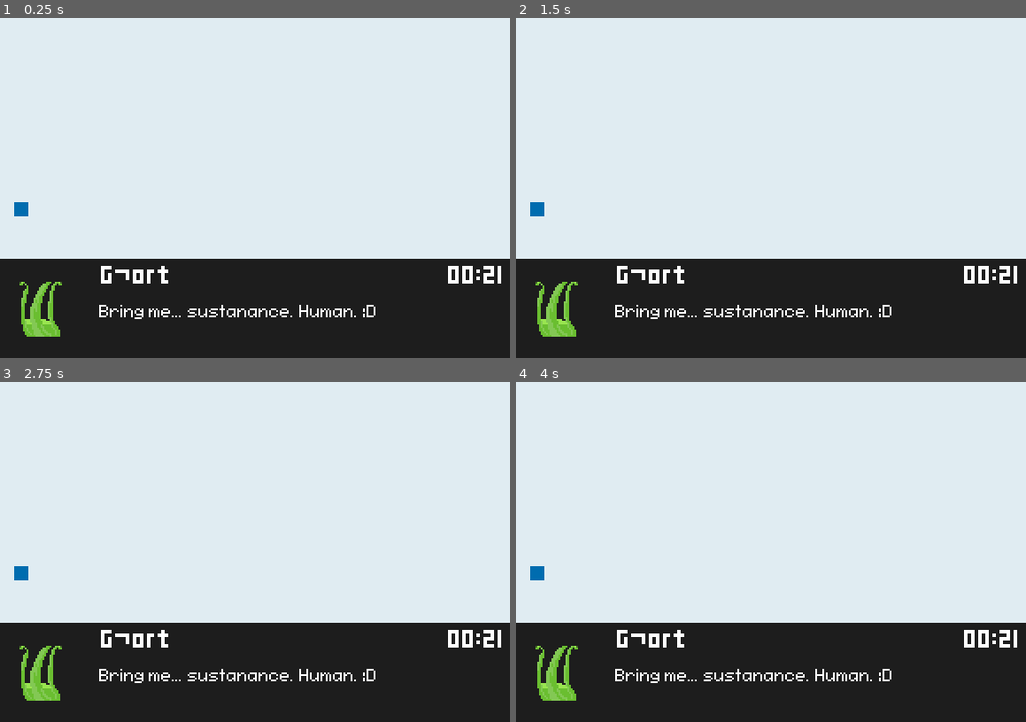
Above: before the commit, frames 1-4 (two rows, left to right).
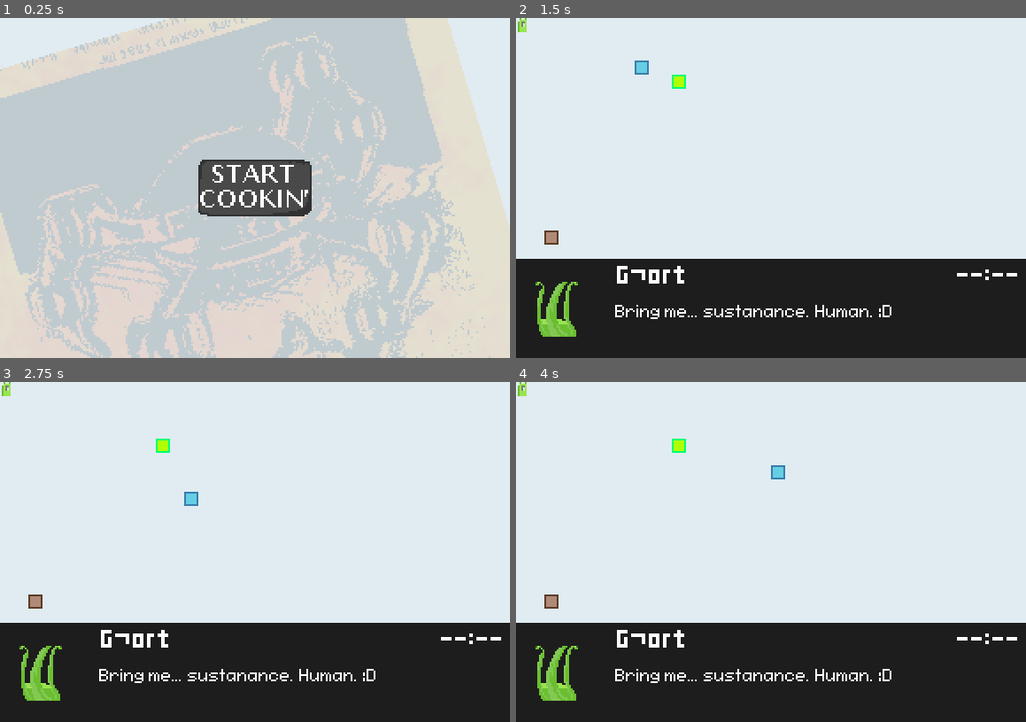
Above: after the commit, the same moments.

Repository: mewore/mini-jam-189-cooking
Game: Godot game, scene res://scenes/main_menu.tscn
Two runs of this game, one before a commit and one after it. Both use one fixed random seed, a clock stepped at 60 frames per second and the inputs below. Before the commit the project starts from res://scenes/game.tscn.
Inputs (mouse positions are in pixels of both pictures, inside the frame that each line leads up to):
- Up to frame 1 (0.25 s): no input
- Up to frame 2 (1.5 s): click (771, 188) at 0.52 s; hold Right (move_right, bound only after the commit) from 1.28 s (still down)
- Up to frame 3 (2.75 s): release Right (move_right, bound only after the commit) at 2.03 s; hold Down (move_down, bound only after the commit) from 2.03 s (still down)
- Up to frame 4 (4 s): release Down (move_down, bound only after the commit) at 2.78 s; hold Right (move_right, bound only after the commit) 2.78-3.53 s; hold Up (move_up, bound only after the commit) from 3.53 s (still down)

The runs differ from the first frame. In frame 1, 94% of the frame differs, in the area x 0-100%, y 0-100%; in frame 2, 0.8%; in frame 3, 0.8%; in frame 4, 0.8%.

Commit message:
Main menu + Basic entities

Diff:
--- /dev/null
+++ b/entities/am0gus/am0gus.gd
@@ -0,0 +1,8 @@
+class_name Am0gus
+
+extends Node2D
+
+
+
+func _init() -> void:
+	pass
--- /dev/null
+++ b/entities/am0gus/am0gus.tscn
@@ -0,0 +1,11 @@
+[gd_scene load_steps=3 format=3 uid="uid://bjmywyaxrloh8"]
+
+[ext_resource type="Script" uid="uid://doxh3u0tpoiws" path="res://entities/am0gus/am0gus.gd" id="1_3wrgg"]
+[ext_resource type="Texture2D" uid="uid://c1387vm7fqme8" path="res://entities/am0gus/4mogus.png" id="1_aohqt"]
+
+[node name="Am0gus" type="Node2D"]
+script = ExtResource("1_3wrgg")
+
+[node name="Sprite2D" type="Sprite2D" parent="."]
+texture = ExtResource("1_aohqt")
+centered = false
--- /dev/null
+++ b/entities/crate/crate.gd
@@ -0,0 +1,3 @@
+class_name Crate
+
+extends Node2D
--- /dev/null
+++ b/entities/crate/crate.tscn
@@ -0,0 +1,14 @@
+[gd_scene load_steps=4 format=3 uid="uid://cvaf5axpeupq5"]
+
+[ext_resource type="Script" uid="uid://dr2sm02r1klxj" path="res://entities/crate/crate.gd" id="1_5o21e"]
+[ext_resource type="PackedScene" uid="uid://cxnkkv0s6y42j" path="res://util/placeholder_sprite.tscn" id="2_dgg7m"]
+[ext_resource type="PackedScene" uid="uid://bxraiycjoq4mj" path="res://util/placeholder_outline.tscn" id="3_6baus"]
+
+[node name="Crate" type="Node2D"]
+script = ExtResource("1_5o21e")
+
+[node name="PlaceholderSprite" parent="." instance=ExtResource("2_dgg7m")]
+color = Color(0.687591, 0.541626, 0.463997, 1)
+
+[node name="PlaceholderOutline" parent="." instance=ExtResource("3_6baus")]
+default_color = Color(0.361617, 0.231858, 0.154071, 1)
--- /dev/null
+++ b/entities/ingredient/ingredient.gd
@@ -0,0 +1,26 @@
+class_name Ingredient
+
+extends Node2D
+
+enum IngredientAi {
+	PANIC,
+	TAUNT,
+	RUN,
+}
+
+@export var ai := IngredientAi.PANIC
+
+enum Direction {
+	UP,
+	DOWN,
+	LEFT,
+	RIGHT,
+}
+
+func decide_direction(
+	available_directions: PackedByteArray,
+	distance_from_player: PackedInt32Array,
+	last_direction: Direction,
+) -> Direction:
+
+	return Direction.UP
--- /dev/null
+++ b/entities/ingredient/ingredient.tscn
@@ -0,0 +1,14 @@
+[gd_scene load_steps=4 format=3 uid="uid://di20224ttjwiu"]
+
+[ext_resource type="Script" uid="uid://cadvy0aa2yn3x" path="res://entities/ingredient/ingredient.gd" id="1_w0iip"]
+[ext_resource type="PackedScene" uid="uid://cxnkkv0s6y42j" path="res://util/placeholder_sprite.tscn" id="2_wd34q"]
+[ext_resource type="PackedScene" uid="uid://bxraiycjoq4mj" path="res://util/placeholder_outline.tscn" id="3_2g768"]
+
+[node name="Ingredient" type="Node2D"]
+script = ExtResource("1_w0iip")
+
+[node name="PlaceholderSprite" parent="." instance=ExtResource("2_wd34q")]
+color = Color(0.691443, 1, 0, 1)
+
+[node name="PlaceholderOutline" parent="." instance=ExtResource("3_2g768")]
+default_color = Color(0, 1, 0.444934, 1)
--- /dev/null
+++ b/entities/player/player.gd
@@ -0,0 +1,55 @@
+class_name Player
+
+extends Node2D
+
+@export var top_left: Node2D
+@export var bottom_right: Node2D
+@export var CELL_SIZE := 8
+@export var SPEED := 1.0
+
+var current_cell: Vector2i
+var move_direction := Vector2i.ZERO
+var steps_remaining := 0
+var step_completion := 0.0
+
+var top_left_cell := Vector2i.MIN
+var bottom_right_cell := Vector2i.MAX
+
+func _ready() -> void:
+	self.current_cell = (position / CELL_SIZE).round()
+	if self.top_left:
+		self.top_left_cell = (to_local(self.top_left.global_position) / CELL_SIZE).round()
+	if self.bottom_right:
+		self.bottom_right_cell = (to_local(self.bottom_right.global_position) / CELL_SIZE).round()
+
+func direction_is_possible(direction: Vector2i) -> bool:
+	var x := current_cell.x + direction.x
+	var y := current_cell.y + direction.y
+	return x >= self.top_left_cell.x and x < self.bottom_right_cell.x \
+		and y >= self.top_left_cell.y and y < self.bottom_right_cell.y
+
+func _process(delta: float) -> void:
+	if self.steps_remaining <= 0:
+		var input_dir = Vector2i.ZERO
+		if Input.is_action_pressed("move_left"):
+			input_dir = Vector2i.LEFT
+		elif Input.is_action_pressed("move_right"):
+			input_dir = Vector2i.RIGHT
+		elif Input.is_action_pressed("move_up"):
+			input_dir = Vector2i.UP
+		elif Input.is_action_pressed("move_down"):
+			input_dir = Vector2i.DOWN
+		if input_dir != Vector2i.ZERO and direction_is_possible(input_dir):
+			self.move_direction = input_dir
+			self.steps_remaining = 1
+			self.step_completion = 0
+
+func _physics_process(delta: float) -> void:
+	if self.steps_remaining > 0:
+		self.step_completion = min(self.step_completion + delta * SPEED, 1.0)
+		self.position = Vector2(self.current_cell) * CELL_SIZE + \
+			self.step_completion * CELL_SIZE * self.move_direction
+		if self.step_completion >= 1.0:
+			self.current_cell += self.move_direction
+			self.move_direction = Vector2i.ZERO
+			self.steps_remaining -= 1
--- /dev/null
+++ b/entities/player/player.tscn
@@ -0,0 +1,15 @@
+[gd_scene load_steps=4 format=3 uid="uid://ltywtkopo1ws"]
+
+[ext_resource type="PackedScene" uid="uid://cxnkkv0s6y42j" path="res://util/placeholder_sprite.tscn" id="1_abrql"]
+[ext_resource type="Script" uid="uid://cluaqrr2x6q3q" path="res://entities/player/player.gd" id="1_sglur"]
+[ext_resource type="PackedScene" uid="uid://bxraiycjoq4mj" path="res://util/placeholder_outline.tscn" id="2_sglur"]
+
+[node name="Player" type="Node2D"]
+script = ExtResource("1_sglur")
+SPEED = 8.0
+
+[node name="PlaceholderSprite" parent="." instance=ExtResource("1_abrql")]
+color = Color(0.401383, 0.80901, 0.894964, 1)
+
+[node name="PlaceholderOutline" parent="." instance=ExtResource("2_sglur")]
+default_color = Color(0.223797, 0.493138, 0.675876, 1)
--- a/project.godot
+++ b/project.godot
@@ -11,7 +11,7 @@
 [application]
 
 config/name="Mini Jam 189: Cooking"
-run/main_scene="uid://c3pa7rfitntc1"
+run/main_scene="uid://dpnujkdbefr4f"
 config/features=PackedStringArray("4.4", "Forward Plus")
 config/icon="res://icon.svg"
 
@@ -28,6 +28,41 @@
 
 project/assembly_name="Mini Jam 189- Cooking"
 
+[input]
+
+move_left={
+"deadzone": 0.2,
+"events": [Object(InputEventKey,"resource_local_to_scene":false,"resource_name":"","device":0,"window_id":0,"alt_pressed":false,"shift_pressed":false,"ctrl_pressed":false,"meta_pressed":false,"pressed":false,"keycode":0,"physical_keycode":4194319,"key_label":0,"unicode":0,"location":0,"echo":false,"script":null)
+, Object(InputEventJoypadButton,"resource_local_to_scene":false,"resource_name":"","device":-1,"button_index":13,"pressure":0.0,"pressed":false,"script":null)
+, Object(InputEventJoypadMotion,"resource_local_to_scene":false,"resource_name":"","device":-1,"axis":0,"axis_value":-1.0,"script":null)
+, Object(InputEventJoypadMotion,"resource_local_to_scene":false,"resource_name":"","device":-1,"axis":2,"axis_value":-1.0,"script":null)
+]
+}
+move_right={
+"deadzone": 0.2,
+"events": [Object(InputEventKey,"resource_local_to_scene":false,"resource_name":"","device":0,"window_id":0,"alt_pressed":false,"shift_pressed":false,"ctrl_pressed":false,"meta_pressed":false,"pressed":false,"keycode":0,"physical_keycode":4194321,"key_label":0,"unicode":0,"location":0,"echo":false,"script":null)
+, Object(InputEventJoypadButton,"resource_local_to_scene":false,"resource_name":"","device":-1,"button_index":14,"pressure":0.0,"pressed":false,"script":null)
+, Object(InputEventJoypadMotion,"resource_local_to_scene":false,"resource_name":"","device":-1,"axis":0,"axis_value":1.0,"script":null)
+, Object(InputEventJoypadMotion,"resource_local_to_scene":false,"resource_name":"","device":-1,"axis":2,"axis_value":1.0,"script":null)
+]
+}
+move_up={
+"deadzone": 0.2,
+"events": [Object(InputEventKey,"resource_local_to_scene":false,"resource_name":"","device":0,"window_id":0,"alt_pressed":false,"shift_pressed":false,"ctrl_pressed":false,"meta_pressed":false,"pressed":false,"keycode":0,"physical_keycode":4194320,"key_label":0,"unicode":0,"location":0,"echo":false,"script":null)
+, Object(InputEventJoypadButton,"resource_local_to_scene":false,"resource_name":"","device":-1,"button_index":11,"pressure":0.0,"pressed":false,"script":null)
+, Object(InputEventJoypadMotion,"resource_local_to_scene":false,"resource_name":"","device":-1,"axis":1,"axis_value":-1.0,"script":null)
+, Object(InputEventJoypadMotion,"resource_local_to_scene":false,"resource_name":"","device":-1,"axis":3,"axis_value":-1.0,"script":null)
+]
+}
+move_down={
+"deadzone": 0.2,
+"events": [Object(InputEventKey,"resource_local_to_scene":false,"resource_name":"","device":0,"window_id":0,"alt_pressed":false,"shift_pressed":false,"ctrl_pressed":false,"meta_pressed":false,"pressed":false,"keycode":0,"physical_keycode":4194322,"key_label":0,"unicode":0,"location":0,"echo":false,"script":null)
+, Object(InputEventJoypadButton,"resource_local_to_scene":false,"resource_name":"","device":-1,"button_index":12,"pressure":0.0,"pressed":false,"script":null)
+, Object(InputEventJoypadMotion,"resource_local_to_scene":false,"resource_name":"","device":-1,"axis":1,"axis_value":1.0,"script":null)
+, Object(InputEventJoypadMotion,"resource_local_to_scene":false,"resource_name":"","device":-1,"axis":3,"axis_value":1.0,"script":null)
+]
+}
+
 [rendering]
 
 textures/canvas_textures/default_texture_filter=0
--- /dev/null
+++ b/scenes/game.gd
@@ -0,0 +1,10 @@
+class_name Game
+
+extends Node2D
+
+@export var ingredient_scene: PackedScene
+
+@onready var alien := get_node("Am0gus")
+@onready var player := get_node("Player")
+@onready var crates := get_node("Crates").get_children()
+@onready var dialogue_panel := get_node("DialoguePanel")
--- a/scenes/game.tscn
+++ b/scenes/game.tscn
@@ -1,80 +1,32 @@
-[gd_scene load_steps=6 format=3 uid="uid://c3pa7rfitntc1"]
+[gd_scene load_steps=7 format=3 uid="uid://c3pa7rfitntc1"]
 
-[ext_resource type="Theme" uid="uid://vbf5mtnxgkqh" path="res://ui/fonts/dialogue.tres" id="1_yqjtg"]
-[ext_resource type="Texture2D" uid="uid://de102cdbg1l51" path="res://ui/crucial/portraits/ui-alien.png" id="2_lnu2h"]
-[ext_resource type="Theme" uid="uid://cyb83xrb0wiig" path="res://ui/fonts/dialogue-title.tres" id="3_lnu2h"]
-
-[sub_resource type="ImageTexture" id="ImageTexture_lbhrr"]
-
-[sub_resource type="LabelSettings" id="LabelSettings_lbhrr"]
-line_spacing = -4.0
+[ext_resource type="PackedScene" uid="uid://dgolpul7ixkg5" path="res://ui/dialogue_panel.tscn" id="1_lnu2h"]
+[ext_resource type="Script" uid="uid://mwx1g6f1sx6a" path="res://scenes/game.gd" id="1_p57ef"]
+[ext_resource type="PackedScene" uid="uid://bjmywyaxrloh8" path="res://entities/am0gus/am0gus.tscn" id="3_u5sy4"]
+[ext_resource type="PackedScene" uid="uid://cvaf5axpeupq5" path="res://entities/crate/crate.tscn" id="4_iywne"]
+[ext_resource type="PackedScene" uid="uid://di20224ttjwiu" path="res://entities/ingredient/ingredient.tscn" id="4_lbhrr"]
+[ext_resource type="PackedScene" uid="uid://ltywtkopo1ws" path="res://entities/player/player.tscn" id="5_iywne"]
 
 [node name="Game" type="Node2D"]
-
-[node name="Polygon2D" type="Polygon2D" parent="."]
-position = Vector2(8, 104)
-color = Color(0, 0.426014, 0.689958, 1)
-polygon = PackedVector2Array(0, 0, 8, 0, 8, 8, 0, 8)
+script = ExtResource("1_p57ef")
 
 [node name="Polygon2D2" type="Polygon2D" parent="."]
 position = Vector2(0, 136)
 color = Color(0.114897, 0.114897, 0.114897, 1)
 polygon = PackedVector2Array(0, 0, 288, 0, 288, 56, 0, 56)
 
-[node name="DialoguePanel" type="HBoxContainer" parent="."]
-offset_top = 136.0
-offset_right = 288.0
-offset_bottom = 192.0
-theme = ExtResource("1_yqjtg")
-alignment = 1
+[node name="DialoguePanel" parent="." instance=ExtResource("1_lnu2h")]
+metadata/_edit_use_anchors_ = true
 
-[node name="Spacer" type="Control" parent="DialoguePanel"]
-custom_minimum_size = Vector2(4, 0)
-layout_mode = 2
+[node name="Am0gus" parent="." instance=ExtResource("3_u5sy4")]
 
-[node name="SpeakerAvatar" type="TextureRect" parent="DialoguePanel"]
-custom_minimum_size = Vector2(32, 32)
-layout_mode = 2
-size_flags_horizontal = 4
-size_flags_vertical = 4
-texture = ExtResource("2_lnu2h")
+[node name="Ingredient" parent="." instance=ExtResource("4_lbhrr")]
+position = Vector2(88, 32)
 
-[node name="TextureRect" type="TextureRect" parent="DialoguePanel"]
-layout_mode = 2
-texture = SubResource("ImageTexture_lbhrr")
+[node name="Player" parent="." instance=ExtResource("5_iywne")]
+position = Vector2(56, 24)
 
-[node name="Spacer3" type="Control" parent="DialoguePanel"]
-custom_minimum_size = Vector2(4, 0)
-layout_mode = 2
+[node name="Crates" type="Node2D" parent="."]
 
-[node name="TextContainer" type="VBoxContainer" parent="DialoguePanel"]
-layout_mode = 2
-size_flags_horizontal = 3
-
-[node name="Title" type="HBoxContainer" parent="DialoguePanel/TextContainer"]
-layout_mode = 2
-theme = ExtResource("3_lnu2h")
-
-[node name="SpeakerName" type="Label" parent="DialoguePanel/TextContainer/Title"]
-layout_mode = 2
-size_flags_horizontal = 3
-theme = ExtResource("3_lnu2h")
-text = "G¬ort"
-clip_text = true
-metadata/_edit_lock_ = true
-
-[node name="Timer" type="Label" parent="DialoguePanel/TextContainer/Title"]
-layout_mode = 2
-text = "00:21"
-
-[node name="Dialogue" type="Label" parent="DialoguePanel/TextContainer"]
-custom_minimum_size = Vector2(32, 32)
-layout_mode = 2
-size_flags_vertical = 3
-text = "Bring me... sustanance. Human. :D"
-label_settings = SubResource("LabelSettings_lbhrr")
-autowrap_mode = 2
-text_overrun_behavior = 3
-
-[node name="Spacer2" type="Control" parent="DialoguePanel"]
-layout_mode = 2
+[node name="Crate" parent="Crates" instance=ExtResource("4_iywne")]
+position = Vector2(16, 120)
--- /dev/null
+++ b/scenes/main_menu.gd
@@ -0,0 +1,19 @@
+extends VBoxContainer
+
+@export_file("*.tscn") var game_scene: String
+
+@onready var fade_out_timer: Timer = get_node("FadeOutTimer")
+@onready var overlay: Node2D = get_node("Overlay")
+
+func _on_start_button_pressed() -> void:
+	fade_out_timer.start()
+	for child in get_children():
+		if child is BaseButton:
+			child.disabled = true
+
+func _process(delta: float) -> void:
+	if not fade_out_timer.is_stopped():
+		overlay.modulate.a = 1.0 - fade_out_timer.time_left / fade_out_timer.wait_time
+
+func _on_fade_out_timer_timeout() -> void:
+	get_tree().change_scene_to_file(self.game_scene)
--- a/scenes/main_menu.tscn
+++ b/scenes/main_menu.tscn
@@ -1,7 +1,8 @@
-[gd_scene load_steps=8 format=3 uid="uid://dpnujkdbefr4f"]
+[gd_scene load_steps=9 format=3 uid="uid://dpnujkdbefr4f"]
 
 [ext_resource type="Theme" uid="uid://cfi3jnjmt80" path="res://ui/fonts/menu.tres" id="1_l6cm7"]
 [ext_resource type="Texture2D" uid="uid://cvxwhfhilamat" path="res://ui/crucial/simcity2000monster.png" id="2_ekxnf"]
+[ext_resource type="Script" uid="uid://bdmnaiefjqx51" path="res://scenes/main_menu.gd" id="2_tbmy8"]
 [ext_resource type="Texture2D" uid="uid://bpnv0548vmh1n" path="res://ui/buttons/start-button/start-main.png" id="3_tbmy8"]
 [ext_resource type="Texture2D" uid="uid://c8fmk6ilheeq1" path="res://ui/buttons/start-button/start-pressed.png" id="4_jk1qb"]
 [ext_resource type="Texture2D" uid="uid://c7bo3s5ll6y72" path="res://ui/buttons/start-button/start-hover.png" id="5_5dd4i"]
@@ -14,6 +15,8 @@
 anchor_bottom = 1.0
 theme = ExtResource("1_l6cm7")
 alignment = 1
+script = ExtResource("2_tbmy8")
+game_scene = "uid://c3pa7rfitntc1"
 
 [node name="Sprite2D" type="Sprite2D" parent="."]
 self_modulate = Color(1, 1, 1, 0.141176)
@@ -32,3 +35,15 @@
 [node name="AudioStreamPlayer" type="AudioStreamPlayer" parent="StartButton"]
 stream = ExtResource("6_rtw2f")
 playback_type = 1
+
+[node name="Overlay" type="Polygon2D" parent="."]
+modulate = Color(1, 1, 1, 0)
+color = Color(0.862745, 0.909804, 0.933333, 1)
+polygon = PackedVector2Array(0, 0, 288, 0, 288, 192, 0, 192)
+
+[node name="FadeOutTimer" type="Timer" parent="."]
+wait_time = 0.5
+one_shot = true
+
+[connection signal="pressed" from="StartButton" to="." method="_on_start_button_pressed"]
+[connection signal="timeout" from="FadeOutTimer" to="." method="_on_fade_out_timer_timeout"]
--- /dev/null
+++ b/ui/dialogue_panel.tscn
@@ -0,0 +1,68 @@
+[gd_scene load_steps=6 format=3 uid="uid://dgolpul7ixkg5"]
+
+[ext_resource type="Theme" uid="uid://vbf5mtnxgkqh" path="res://ui/fonts/dialogue.tres" id="1_6hs1l"]
+[ext_resource type="Texture2D" uid="uid://de102cdbg1l51" path="res://ui/crucial/portraits/ui-alien.png" id="2_2iib1"]
+[ext_resource type="Theme" uid="uid://cyb83xrb0wiig" path="res://ui/fonts/dialogue-title.tres" id="3_fhdyl"]
+
+[sub_resource type="ImageTexture" id="ImageTexture_lbhrr"]
+
+[sub_resource type="LabelSettings" id="LabelSettings_lbhrr"]
+line_spacing = -6.0
+
+[node name="DialoguePanel" type="HBoxContainer"]
+offset_top = 136.0
+offset_right = 288.0
+offset_bottom = 192.0
+theme = ExtResource("1_6hs1l")
+alignment = 1
+
+[node name="Spacer" type="Control" parent="."]
+custom_minimum_size = Vector2(4, 0)
+layout_mode = 2
+
+[node name="SpeakerAvatar" type="TextureRect" parent="."]
+custom_minimum_size = Vector2(32, 32)
+layout_mode = 2
+size_flags_horizontal = 4
+size_flags_vertical = 4
+texture = ExtResource("2_2iib1")
+
+[node name="TextureRect" type="TextureRect" parent="."]
+layout_mode = 2
+texture = SubResource("ImageTexture_lbhrr")
+
+[node name="Spacer3" type="Control" parent="."]
+custom_minimum_size = Vector2(4, 0)
+layout_mode = 2
+
+[node name="TextContainer" type="VBoxContainer" parent="."]
+layout_mode = 2
+size_flags_horizontal = 3
+
+[node name="Title" type="HBoxContainer" parent="TextContainer"]
+layout_mode = 2
+theme = ExtResource("3_fhdyl")
+
+[node name="SpeakerName" type="Label" parent="TextContainer/Title"]
+layout_mode = 2
+size_flags_horizontal = 3
+theme = ExtResource("3_fhdyl")
+text = "G¬ort"
+clip_text = true
+metadata/_edit_lock_ = true
+
+[node name="Timer" type="Label" parent="TextContainer/Title"]
+layout_mode = 2
+text = "--:--"
+
+[node name="Dialogue" type="Label" parent="TextContainer"]
+custom_minimum_size = Vector2(32, 32)
+layout_mode = 2
+size_flags_vertical = 3
+text = "Bring me... sustanance. Human. :D"
+label_settings = SubResource("LabelSettings_lbhrr")
+autowrap_mode = 2
+text_overrun_behavior = 3
+
+[node name="Spacer2" type="Control" parent="."]
+layout_mode = 2
--- /dev/null
+++ b/util/placeholder_outline.tscn
@@ -0,0 +1,7 @@
+[gd_scene format=3 uid="uid://bxraiycjoq4mj"]
+
+[node name="PlaceholderOutline" type="Line2D"]
+points = PackedVector2Array(0.5, 0.5, 0.5, 7.5, 7.5, 7.5, 7.5, 0.5)
+closed = true
+width = 1.0
+default_color = Color(0.266575, 0.266575, 0.266575, 1)
--- /dev/null
+++ b/util/placeholder_sprite.tscn
@@ -0,0 +1,4 @@
+[gd_scene format=3 uid="uid://cxnkkv0s6y42j"]
+
+[node name="PlaceholderSprite" type="Polygon2D"]
+polygon = PackedVector2Array(0, 0, 0, 8, 8, 8, 8, 0)
Renamed: entities/4mogus.png -> entities/am0gus/4mogus.png
Not shown, changed: entities/am0gus/4mogus.png.import
Not shown, added: entities/am0gus/am0gus.gd.uid
Not shown, added: entities/crate/crate.gd.uid
Not shown, added: entities/ingredient/ingredient.gd.uid
Not shown, added: entities/player/player.gd.uid
Not shown, added: scenes/game.gd.uid
Not shown, added: scenes/main_menu.gd.uid
